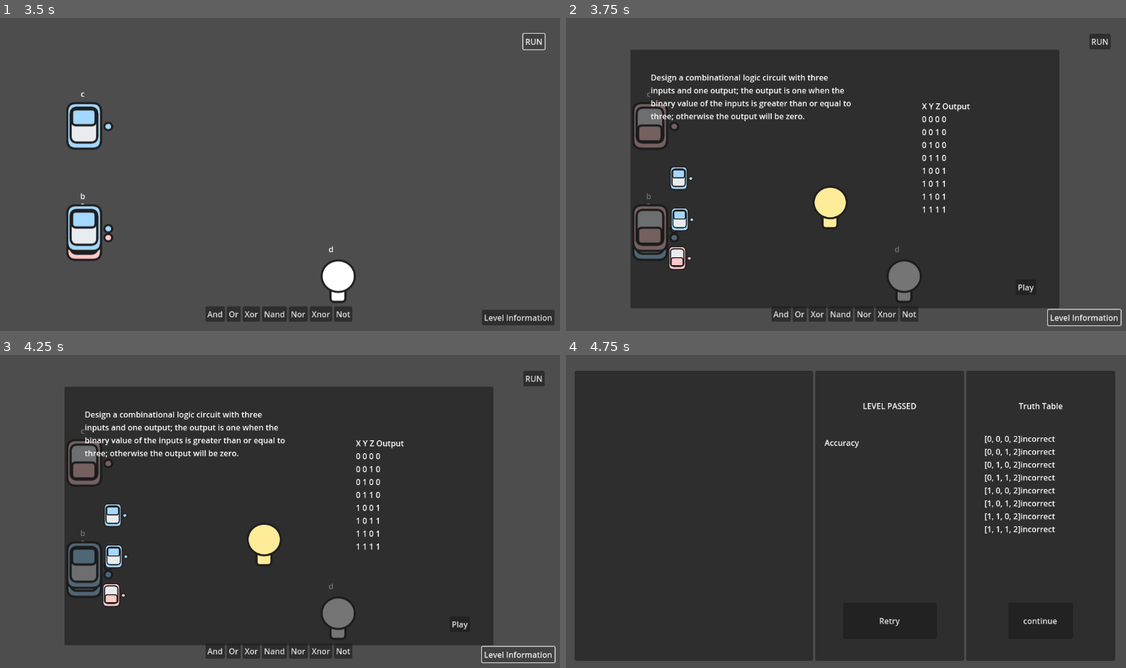
Above: before the commit, frames 1-4 (two rows, left to right).
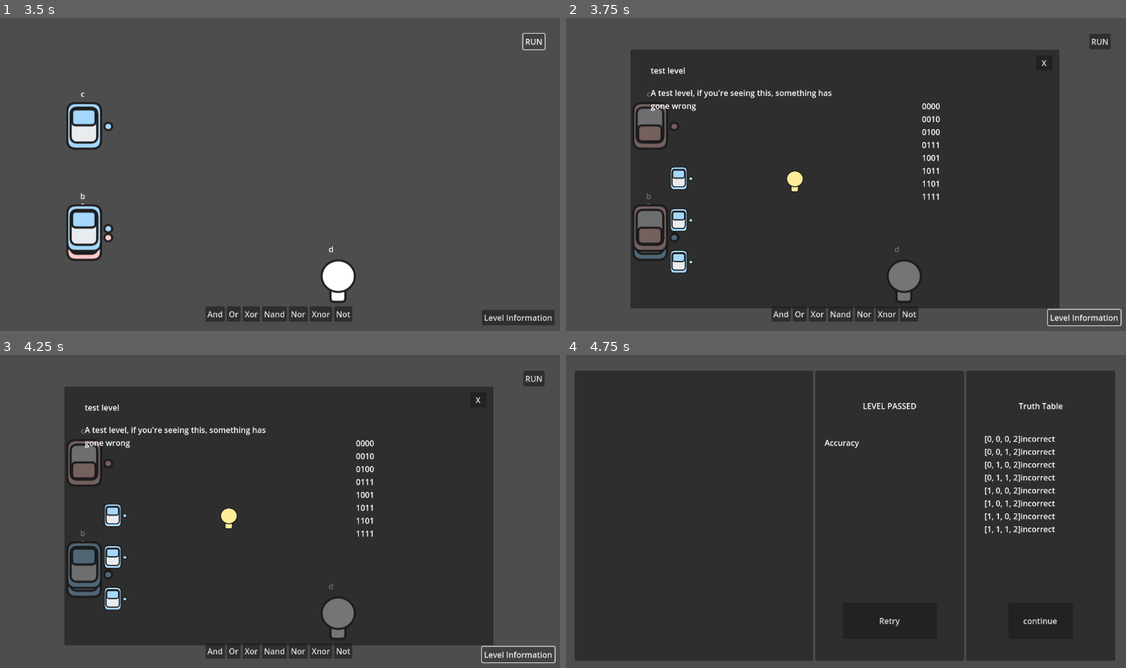
Above: after the commit, the same moments.

Repository: sininen-blue/logic-gate-tesseract
Game: Godot game, scene res://ui/title_page.tscn
The game is run twice, just before and just after one commit, with the same random seed, the same clock (stepped at 60 frames per second) and the same inputs.
Inputs (mouse positions are in pixels of both pictures, inside the frame that each line leads up to):
- Up to frame 1 (3.5 s): click "Play" at 0.5 s; click "Play" at 1.25 s; click "Play" at 2 s; click "RUN" at 2.75 s
- Up to frame 2 (3.75 s): click "Level Information" at 3.5 s
- Up to frame 3 (4.25 s): no input
- Up to frame 4 (4.75 s): click (1042, 398) at 4.25 s, where only the run after the commit has a clickable "X"

Frame 1 is identical in both runs. In frame 2, 3.2% of the frame differs, in the area x 15-86%, y 13-88%; in frame 3, 3.2%; in frame 4, nothing differs.

Commit message:
level info now works

Diff:
--- a/simulation/simulation-manager.gd
+++ b/simulation/simulation-manager.gd
@@ -263,5 +263,4 @@
 	return output
 
 func _on_info_button_pressed() -> void:
-	## TODO: make this take from the current level
-	$CanvasLayer/UI/LevelInfo.visible = !$CanvasLayer/UI/LevelInfo.visible
+	$CanvasLayer/UI/LevelInfoInGame.visible = true
--- a/simulation/simulation.tscn
+++ b/simulation/simulation.tscn
@@ -1,12 +1,10 @@
-[gd_scene load_steps=9 format=3 uid="uid://swjkfmyam37c"]
+[gd_scene load_steps=7 format=3 uid="uid://swjkfmyam37c"]
 
 [ext_resource type="Script" path="res://simulation/simulation-manager.gd" id="1_qo526"]
 [ext_resource type="PackedScene" uid="uid://psym6w7moids" path="res://simulation/gate.tscn" id="2_8m28h"]
-[ext_resource type="Texture2D" uid="uid://c4po5a0dv7iwn" path="res://assets/simulation/end.png" id="3_dkmua"]
 [ext_resource type="Script" path="res://simulation/formula_container.gd" id="3_qlwgx"]
 [ext_resource type="PackedScene" uid="uid://dpd7dfojh77bw" path="res://simulation/formula_label.tscn" id="3_qwkcl"]
-[ext_resource type="Texture2D" uid="uid://l45ie1jqj5qx" path="res://assets/simulation/start.png" id="4_41umf"]
-[ext_resource type="Texture2D" uid="uid://c1nuetfa18n17" path="res://assets/simulation/start-false.png" id="5_o6ogc"]
+[ext_resource type="PackedScene" uid="uid://dx0bq08e6x52w" path="res://ui/components/level_info_in_game.tscn" id="5_wbtnj"]
 
 [sub_resource type="CircleShape2D" id="CircleShape2D_6ovty"]
 radius = 5.0
@@ -122,72 +120,12 @@
 grow_vertical = 0
 text = "Level Information"
 
-[node name="LevelInfo" type="Panel" parent="CanvasLayer/UI"]
+[node name="LevelInfoInGame" parent="CanvasLayer/UI" instance=ExtResource("5_wbtnj")]
 visible = false
 layout_mode = 1
-anchors_preset = 8
-anchor_left = 0.5
-anchor_top = 0.5
-anchor_right = 0.5
-anchor_bottom = 0.5
 offset_left = -432.0
 offset_top = -260.5
 offset_right = 432.0
 offset_bottom = 260.5
-grow_horizontal = 2
-grow_vertical = 2
-metadata/_edit_lock_ = true
-
-[node name="LevelDescription" type="Label" parent="CanvasLayer/UI/LevelInfo"]
-layout_mode = 0
-offset_left = 41.0
-offset_top = 44.0
-offset_right = 450.0
-offset_bottom = 240.0
-text = "Design a combinational logic circuit with three inputs and one output; the output is one when the binary value of the inputs is greater than or equal to three; otherwise the output will be zero. "
-autowrap_mode = 3
-
-[node name="DesiredTable" type="Label" parent="CanvasLayer/UI/LevelInfo"]
-layout_mode = 0
-offset_left = 587.0
-offset_top = 101.5
-offset_right = 702.0
-offset_bottom = 332.5
-text = "X Y Z Output
-0 0 0 0
-0 0 1 0
-0 1 0 0
-0 1 1 0
-1 0 0 1
-1 0 1 1
-1 1 0 1
-1 1 1 1"
-
-[node name="Button" type="Button" parent="CanvasLayer/UI/LevelInfo"]
-layout_mode = 0
-offset_left = 776.0
-offset_top = 462.5
-offset_right = 817.0
-offset_bottom = 493.5
-text = "Play"
-
-[node name="End" type="Sprite2D" parent="CanvasLayer/UI/LevelInfo"]
-position = Vector2(402, 317.5)
-texture = ExtResource("3_dkmua")
-
-[node name="Start" type="Sprite2D" parent="CanvasLayer/UI/LevelInfo"]
-position = Vector2(103, 258.5)
-scale = Vector2(0.5, 0.5)
-texture = ExtResource("4_41umf")
-
-[node name="Start2" type="Sprite2D" parent="CanvasLayer/UI/LevelInfo"]
-position = Vector2(105, 341.5)
-scale = Vector2(0.5, 0.5)
-texture = ExtResource("4_41umf")
-
-[node name="Start-false" type="Sprite2D" parent="CanvasLayer/UI/LevelInfo"]
-position = Vector2(100, 419.5)
-scale = Vector2(0.5, 0.5)
-texture = ExtResource("5_o6ogc")
 
 [connection signal="pressed" from="CanvasLayer/UI/InfoButton" to="." method="_on_info_button_pressed"]
--- /dev/null
+++ b/ui/components/level_info_in_game.gd
@@ -0,0 +1,48 @@
+extends Panel
+
+@export var input_node : PackedScene
+@export var output_node : PackedScene
+
+@onready var level_title: Label = $LevelTitle
+@onready var level_description: Label = $LevelDescription
+@onready var desired_table: Label = $DesiredTable
+@onready var input_variables: VBoxContainer = $InputVariables
+@onready var output_variables: VBoxContainer = $OutputVariables
+
+func _ready() -> void:
+	$CloseButton.pressed.connect(change_visibility)
+
+func change_visibility() -> void:
+	self.visible = false
+
+func _on_visibility_changed() -> void:
+	if DataManager.current_level == null:
+		return
+	if level_title == null:
+		return
+
+	var level_data : Dictionary = DataManager.current_level.data
+	level_title.text = level_data["title"]
+	level_description.text = level_data["description"]
+
+	desired_table.text = ""
+	for row : String in level_data["truth_table"]:
+		desired_table.text += row + "\n"
+
+
+	var output_count : int = int(level_data["end_count"])
+	var input_count : int = len(level_data["truth_table"][0]) - output_count
+
+	if input_variables.get_child_count() < input_count:
+		for i in range(input_count):
+			var new_input_node : Control = input_node.instantiate()
+			input_variables.add_child(new_input_node)
+	if output_variables.get_child_count() < output_count:
+		for i in range(output_count):
+			var new_output_node : Control = output_node.instantiate()
+			output_variables.add_child(new_output_node)
+
+	while input_variables.get_child_count() > input_count:
+		input_variables.remove_child(input_variables.get_children()[0])
+	while output_variables.get_child_count() > output_count:
+		output_variables.remove_child(output_variables.get_children()[0])
--- /dev/null
+++ b/ui/components/level_info_in_game.tscn
@@ -0,0 +1,73 @@
+[gd_scene load_steps=4 format=3 uid="uid://dx0bq08e6x52w"]
+
+[ext_resource type="Script" path="res://ui/components/level_info_in_game.gd" id="1_v1fhg"]
+[ext_resource type="PackedScene" uid="uid://bbinj3e4ms0sl" path="res://ui/components/input_node.tscn" id="3_opgf1"]
+[ext_resource type="PackedScene" uid="uid://dumop2qw31tk5" path="res://ui/components/output_node.tscn" id="4_q2t5k"]
+
+[node name="LevelInfoInGame" type="Panel"]
+anchors_preset = 8
+anchor_left = 0.5
+anchor_top = 0.5
+anchor_right = 0.5
+anchor_bottom = 0.5
+offset_left = -576.0
+offset_top = -324.0
+offset_right = 288.0
+offset_bottom = 197.0
+grow_horizontal = 2
+grow_vertical = 2
+script = ExtResource("1_v1fhg")
+input_node = ExtResource("3_opgf1")
+output_node = ExtResource("4_q2t5k")
+metadata/_edit_lock_ = true
+
+[node name="LevelTitle" type="Label" parent="."]
+layout_mode = 0
+offset_left = 41.0
+offset_top = 29.5
+offset_right = 450.0
+offset_bottom = 70.5
+autowrap_mode = 3
+
+[node name="LevelDescription" type="Label" parent="."]
+layout_mode = 0
+offset_left = 41.0
+offset_top = 75.0
+offset_right = 450.0
+offset_bottom = 211.0
+autowrap_mode = 3
+
+[node name="DesiredTable" type="Label" parent="."]
+layout_mode = 0
+offset_left = 587.0
+offset_top = 101.5
+offset_right = 702.0
+offset_bottom = 332.5
+
+[node name="InputVariables" type="VBoxContainer" parent="."]
+layout_mode = 0
+offset_left = 60.0
+offset_top = 216.5
+offset_right = 156.0
+offset_bottom = 457.5
+
+[node name="OutputVariables" type="VBoxContainer" parent="."]
+layout_mode = 0
+offset_left = 288.0
+offset_top = 222.5
+offset_right = 384.0
+offset_bottom = 470.5
+
+[node name="CloseButton" type="Button" parent="."]
+layout_mode = 1
+anchors_preset = 1
+anchor_left = 1.0
+anchor_right = 1.0
+offset_left = -47.0
+offset_top = 11.0
+offset_right = -14.0
+offset_bottom = 42.0
+grow_horizontal = 0
+text = "X"
+
+[connection signal="visibility_changed" from="." to="." method="_on_visibility_changed"]
--- a/ui/level_complete.gd
+++ b/ui/level_complete.gd
@@ -28,7 +28,6 @@
 
 
 func _on_retry_button_pressed() -> void:
-	## TODO: load the simulation level with the appropriate json file info
 	get_tree().change_scene_to_file("res://simulation/simulation.tscn")
 
 
